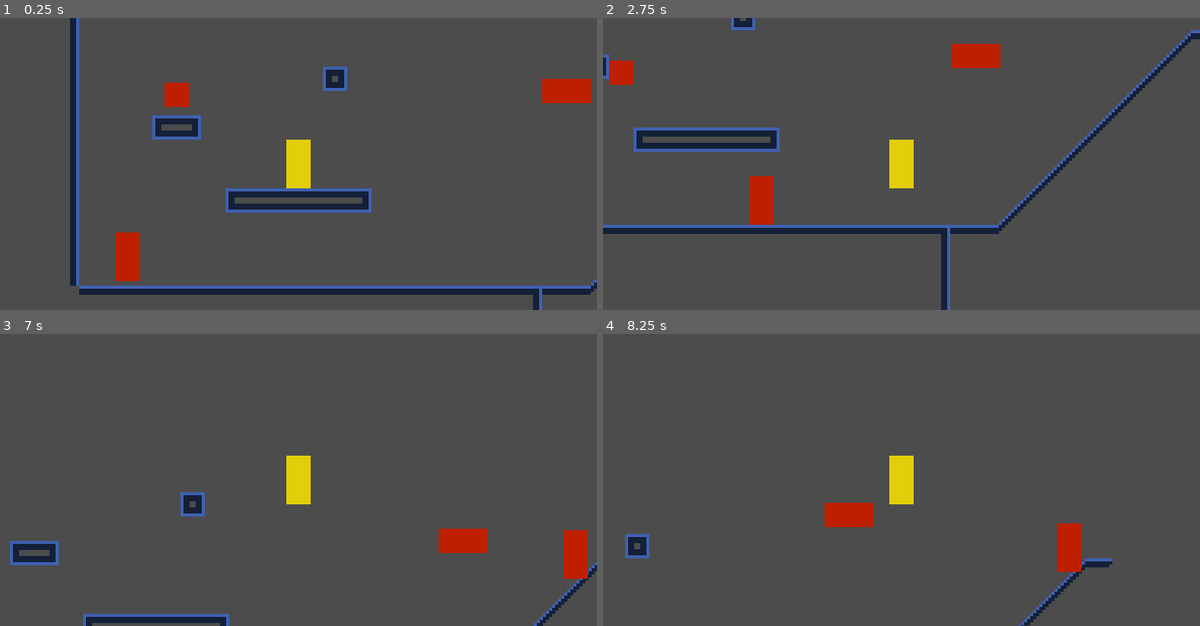
Above: before the commit, frames 1-4 (two rows, left to right).
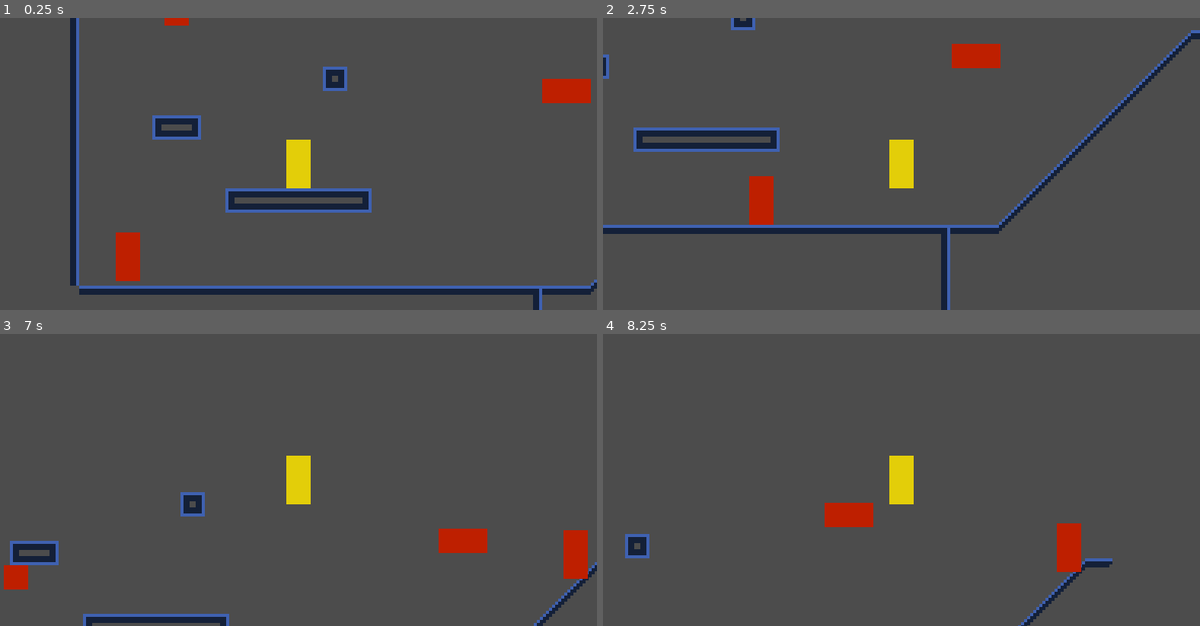
Above: after the commit, the same moments.

Repository: ChaosWitchNikol/this-unnamed-sci-fi-metroidvania
Game: Godot game, scene res://Main.tscn
Same seed, same stepped clock (60 frames per second), same inputs: the game is played once before the commit and once after it.
Inputs:
- Up to frame 1 (0.25 s): no input
- Up to frame 2 (2.75 s): hold Right (ui_right) 0.53-2.03 s; tap Space (ui_select) at 0.77, 1.52 s; hold Left (ui_left) from 2.03 s (still down)
- Up to frame 3 (7 s): release Left (ui_left) at 2.78 s; hold Right (ui_right) 2.78-4.28 s; tap Space (ui_select) at 3.02, 3.77, 4.52, 6.02, 6.77 s; hold Left (ui_left) 4.28-5.03 s; hold Right (ui_right) 5.03-5.78 s; hold Left (ui_left) from 5.78 s (still down)
- Up to frame 4 (8.25 s): release Left (ui_left) at 7.28 s; hold Right (ui_right) from 7.28 s (still down); tap Space (ui_select) at 7.52 s

The runs differ from the first frame. In frame 1, 0.4% of the frame differs, in the area x 27-32%, y 0-31%; in frame 2, 0.3%; in frame 3, 0.3%; in frame 4, nothing differs.

Commit message:
working crawler on outer edgets

Diff:
--- a/src/Main.tscn
+++ b/src/Main.tscn
@@ -5,8 +5,8 @@
 [ext_resource path="res://@EditorTools/scenes/MovingPlatformPoint.tscn" type="PackedScene" id=3]
 [ext_resource path="res://assests/tilesets/base.tileset.tres" type="TileSet" id=4]
 [ext_resource path="res://scenes/EnemyWalking.tscn" type="PackedScene" id=5]
-[ext_resource path="res://scenes/EnemyCrawling.new.tscn" type="PackedScene" id=6]
-[ext_resource path="res://scenes/EnemyFlying.tscn" type="PackedScene" id=7]
+[ext_resource path="res://scenes/EnemyFlying.tscn" type="PackedScene" id=6]
+[ext_resource path="res://scenes/EnemyCrawling.new2.tscn" type="PackedScene" id=7]
 
 [node name="Main" type="Node2D"]
 
@@ -60,9 +60,8 @@
 [node name="EnemyWalking" parent="enemies" instance=ExtResource( 5 )]
 position = Vector2( 120, 200 )
 
-[node name="EnemyCrawling" parent="enemies" instance=ExtResource( 6 )]
-position = Vector2( 136, 152 )
-MASS = 1.0
+[node name="EnemyFlying" parent="enemies" instance=ExtResource( 6 )]
+position = Vector2( 264, 152 )
 
-[node name="EnemyFlying" parent="enemies" instance=ExtResource( 7 )]
-position = Vector2( 264, 152 )
+[node name="EnemyCrawling" parent="enemies" instance=ExtResource( 7 )]
+position = Vector2( 136, 120 )
--- /dev/null
+++ b/src/assests/collisions/bodies/EnemyCrawling.new2.body.tres
@@ -0,0 +1,4 @@
+[gd_resource type="CircleShape2D" format=2]
+
+[resource]
+radius = 4.0
--- /dev/null
+++ b/src/assests/collisions/bodies/EnemyCrawling.new2.body2.tres
@@ -0,0 +1,4 @@
+[gd_resource type="RectangleShape2D" format=2]
+
+[resource]
+extents = Vector2( 6, 2 )
--- a/src/project.godot
+++ b/src/project.godot
@@ -38,6 +38,11 @@
 "class": "EnemyCrawling",
 "language": "GDScript",
 "path": "res://scripts/EnemyCrawling.gd"
+}, {
+"base": "Enemy",
+"class": "EnemyCrawlingNew2",
+"language": "GDScript",
+"path": "res://scripts/EnemyCrawling.new2.gd"
 }, {
 "base": "Enemy",
 "class": "EnemyFlying",
@@ -86,6 +91,7 @@
 "EdiTools": "",
 "Enemy": "",
 "EnemyCrawling": "",
+"EnemyCrawlingNew2": "",
 "EnemyFlying": "",
 "EnemyStationary": "",
 "EnemyWalking": "",
--- a/src/scenes/EnemyCrawling.new.tscn
+++ b/src/scenes/EnemyCrawling.new.tscn
@@ -6,7 +6,7 @@
 [ext_resource path="res://assests/collisions/bodies/EnemyCrawling.new.body.tres" type="Shape2D" id=4]
 [ext_resource path="res://assests/collisions/views/EnemyCrawling.new.view.tres" type="Shape2D" id=5]
 
-[node name="EnemyCrawling" index="0" instance=ExtResource( 1 )]
+[node name="EnemyCrawling" instance=ExtResource( 1 )]
 script = ExtResource( 2 )
 MOVEMENT_SPEED = 5
 
@@ -15,6 +15,9 @@
 
 [node name="Body" parent="." index="1"]
 shape = ExtResource( 4 )
+
+[node name="ViewArea" parent="." index="3"]
+editor/display_folded = true
 
 [node name="ViewAreaShape" parent="ViewArea" index="0"]
 shape = ExtResource( 5 )
--- /dev/null
+++ b/src/scenes/EnemyCrawling.new2.tscn
@@ -0,0 +1,39 @@
+[gd_scene load_steps=6 format=2]
+
+[ext_resource path="res://scenes/Enemy.tscn" type="PackedScene" id=1]
+[ext_resource path="res://scripts/EnemyCrawling.new2.gd" type="Script" id=2]
+[ext_resource path="res://assests/images/enemy-small.png" type="Texture" id=3]
+[ext_resource path="res://assests/collisions/bodies/EnemyCrawling.new2.body.tres" type="Shape2D" id=4]
+[ext_resource path="res://assests/collisions/bodies/EnemyCrawling.new2.body2.tres" type="Shape2D" id=5]
+
+[node name="EnemyCrawling" index="0" instance=ExtResource( 1 )]
+script = ExtResource( 2 )
+MOVEMENT_SPEED = 20
+
+[node name="Sprite" parent="." index="0"]
+texture = ExtResource( 3 )
+
+[node name="Body" parent="." index="1"]
+shape = ExtResource( 4 )
+
+[node name="Body2" type="CollisionShape2D" parent="." index="2"]
+position = Vector2( 0, 2 )
+shape = ExtResource( 5 )
+disabled = true
+
+[node name="ViewArea" parent="." index="4"]
+collision_layer = 2
+
+[node name="GroundBack" type="RayCast2D" parent="." index="6"]
+position = Vector2( -4, 0 )
+enabled = true
+cast_to = Vector2( 0, 8 )
+
+[node name="GroundMid" type="RayCast2D" parent="." index="7"]
+enabled = true
+cast_to = Vector2( 0, 8 )
+
+[node name="GroundFront" type="RayCast2D" parent="." index="8"]
+position = Vector2( 6, 0 )
+enabled = true
+cast_to = Vector2( 0, 8 )
--- /dev/null
+++ b/src/scripts/EnemyCrawling.new2.gd
@@ -0,0 +1,61 @@
+extends Enemy
+class_name EnemyCrawlingNew2
+
+#export var(float, 0, 360, 90)
+
+var forward_vector : Vector2
+
+
+func _ready() -> void:
+	calc_forward_vector()
+################################
+#	Custom functions
+#	processors
+## @Override
+func process_movement(delta : float) -> void:
+	if is_on_floor() or is_on_wall() or is_on_ceiling():
+		rotation_degrees= round(rotation_degrees)
+#		print($GroundBack.is_colliding(), $GroundMid.is_colliding(), $GroundFront.is_colliding())
+		$Body2.disabled = $GroundMid.is_colliding()
+		if $GroundBack.is_colliding() or $GroundMid.is_colliding() or $GroundFront.is_colliding():
+			if abs(forward_vector.x) > 0:
+#				print("move x ", forward_vector.x)
+				linear_velocity.x = MOVEMENT_SPEED * forward_vector.x
+			elif abs(forward_vector.y) > 0:
+#				print("move y ", forward_vector.y)
+				linear_velocity.y = MOVEMENT_SPEED * forward_vector.y
+		else:
+			linear_velocity = Vector2()
+			position = position.round()
+			var rot : float = rotation_degrees
+			var test_rotation : float = round(rotation_degrees + 90)
+			if test_rotation < 0:
+				test_rotation = round(360.0 + test_rotation)
+			print(test_rotation)
+			var test = test_move(Transform2D(test_rotation, position), position)
+			if test:
+				rotation_degrees = test_rotation
+				gravity_vector = gravity_vector.rotated(PI / 2 * facing).round()
+				print("> ", gravity_vector)
+				calc_forward_vector()
+				print(" >", rotation_degrees)
+
+
+func calc_forward_vector() -> void:
+	forward_vector = gravity_vector.rotated(-PI / 2 * facing).round()
+	print(gravity_vector, " ", forward_vector)
+
+################################
+#	Setters
+## @Override
+func set_facing(value: int = FacingDirs.RIGHT) -> void:
+	.set_facing(value)
+	if get_node("Body2"):
+		$Body2.position.x = abs($Body2.position.x) * -value
+
+
+
+func _on_Bottom_body_exited(body: PhysicsBody2D) -> void:
+	forward_vector = Vector2()
+	print("body exited")
+	pass # Replace with function body.
